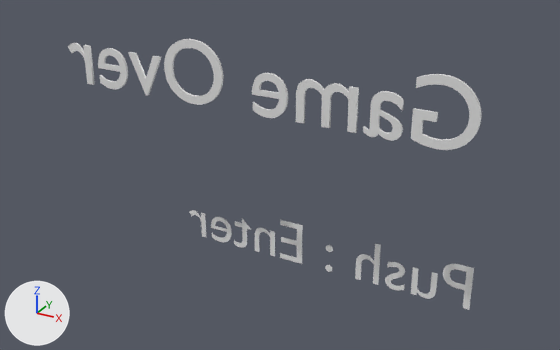
Before and after pictures for a commit that changed the OBJ model DirectXGame/Resources/deadFont/deadFont.obj.
Before and after are seen from a 50 mm lens placed at (18.9, -32.5, 13.2), pointed at (-0.6, 2.9, -4.5). Arrows for +X, +Y and +Z are at lower left; the lights stay in place. Where no turn or scale is listed for an object, it has been applied to the vertices.

Names of what the first picture shows: 'テキスト', 'テキスト.002'.
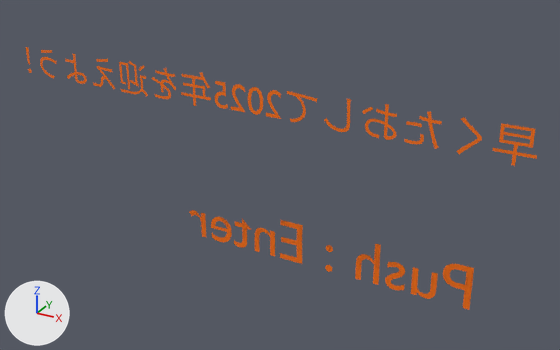
What differs and where, as boxes (x1, y1, x2, y2) in the pictures (560 x 350 px):
```json
{"object": "テキスト.002", "change": "deleted", "before": [68, 39, 482, 150]}
{"object": "テキスト.004", "change": "added", "after": [26, 47, 537, 166], "on screen": "orange"}
{"object": "テキスト", "change": "recoloured", "before": [189, 210, 474, 310], "after": [189, 210, 474, 310], "on screen": "grey to orange"}
```

Scene script edits in JSON lines:
```json
{"op": "add", "block": "img_titleresource_png", "code": ["img_titleresource_png = load_image('titleResource.png', '../clearFont/titleResource.png', 1080, 1080, 'sRGB')"]}
{"op": "add", "block": "mat_material_004", "code": ["mat_material_004 = principled_material('Material.004')", "mat_material_004.texture = img_titleresource_png"]}
{"block": "me_テキスト", "where": "me_テキスト.from_pydata(...)  # 680 vertices, 662 faces; spans x -9.0..10.2, y 5.5, z -11.6..-8.9"}
{"op": "add", "block": "me_テキスト", "code": "me_テキスト.materials.append(mat_material_004)  # picture img_titleresource_png"}
{"op": "add", "block": "me_テキスト_004", "code": ["me_テキスト_004 = bpy.data.meshes.new('テキスト.004')", "me_テキスト_004.from_pydata(...)  # 2596 vertices, 2556 faces; spans x -16.4..13.6, y 0.0, z -0.2..1.8", "me_テキスト_004.materials.append(mat_material_004)  # picture img_titleresource_png"]}
{"op": "remove", "block": "ob_テキスト_002", "code": ["ob_テキスト_002 = bpy.data.objects.new('テキスト.002', me_テキスト_002)", "ob_テキスト_002.location = (0.0, 0.0, 0.0)"]}
{"op": "add", "block": "ob_テキスト_004", "code": ["ob_テキスト_004 = bpy.data.objects.new('テキスト.004', me_テキスト_004)", "ob_テキスト_004.location = (0.0, 0.0, 0.0)"]}
```
